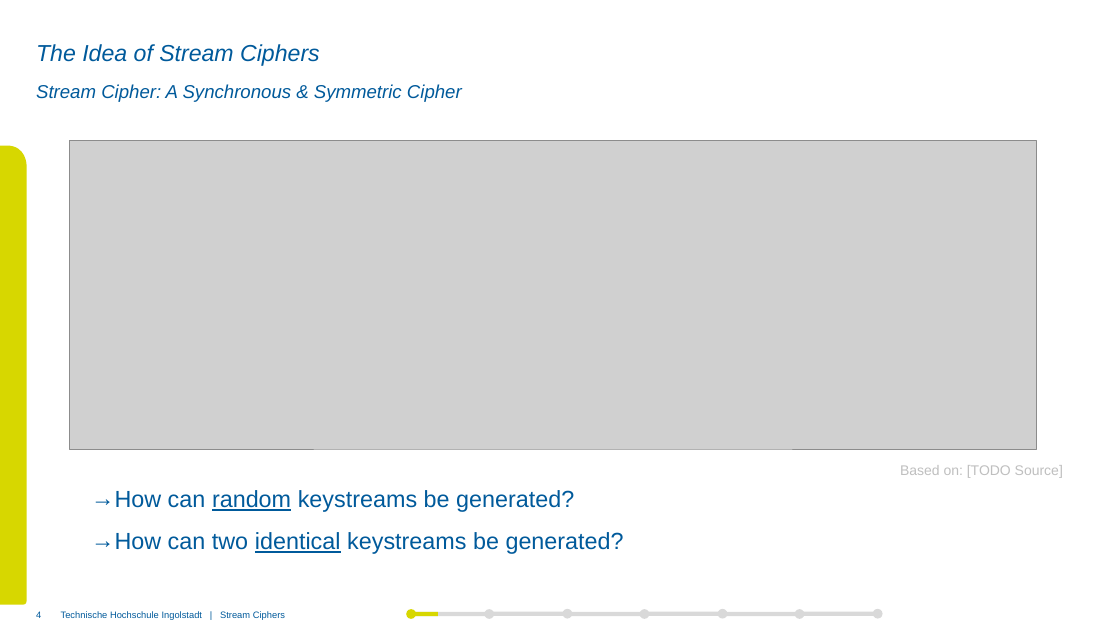
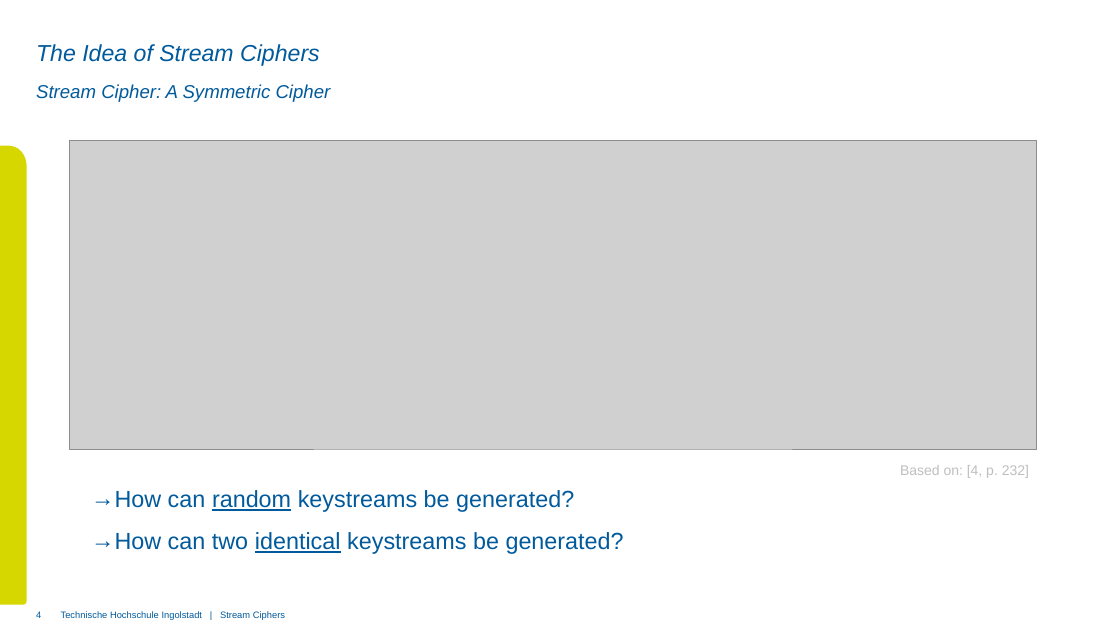
Before and after one commit to xThale/crypto-stream-ciphers, a slide deck: slide 4 of Präsentation/Presentation Unmerged Carl.pptx. Drawn at 1120x630 pixels with LibreOffice and Linux fonts; fonts in the diff are those of the drawing; grey boxes stand for pictures; background and template pictures are left out. Boxes give left, top, right and bottom in pixels: in the first picture for what was removed or moved away, otherwise in the second. Text is boxed around its words. In the diff, an @@ line names an element or a change of style, - is before the commit and + after.

```diff
--- a/Präsentation/Presentation Unmerged Carl.pptx
+++ b/Präsentation/Presentation Unmerged Carl.pptx
@@ subtitle at (x1=36, y1=84, x2=331, y2=102): text changed @@
-Stream Cipher: A Synchronous & Symmetric Cipher
+Stream Cipher: A Symmetric Cipher
@@ text at (x1=900, y1=465, x2=1029, y2=478): text changed @@
-Based on: [TODO Source]
+Based on: [4, p. 232]
@@ ellipse removed at (x1=407, y1=609, x2=417, y2=619) @@
@@ rectangle removed at (x1=411, y1=612, x2=488, y2=616) @@
@@ rectangle removed at (x1=413, y1=612, x2=439, y2=616) @@
@@ ellipse removed at (x1=485, y1=609, x2=495, y2=619) @@
@@ rectangle removed at (x1=489, y1=612, x2=566, y2=616) @@
@@ ellipse removed at (x1=563, y1=609, x2=573, y2=619) @@
@@ rectangle removed at (x1=566, y1=612, x2=644, y2=616) @@
@@ ellipse removed at (x1=639, y1=609, x2=649, y2=619) @@
@@ rectangle removed at (x1=644, y1=612, x2=722, y2=616) @@
@@ ellipse removed at (x1=718, y1=609, x2=728, y2=619) @@
@@ rectangle removed at (x1=722, y1=612, x2=799, y2=616) @@
@@ ellipse removed at (x1=795, y1=609, x2=805, y2=619) @@
@@ rectangle removed at (x1=800, y1=612, x2=877, y2=616) @@
@@ ellipse removed at (x1=873, y1=609, x2=883, y2=619) @@
```
Also in this commit, not shown: 9 other slides changed, 45 slides removed.
